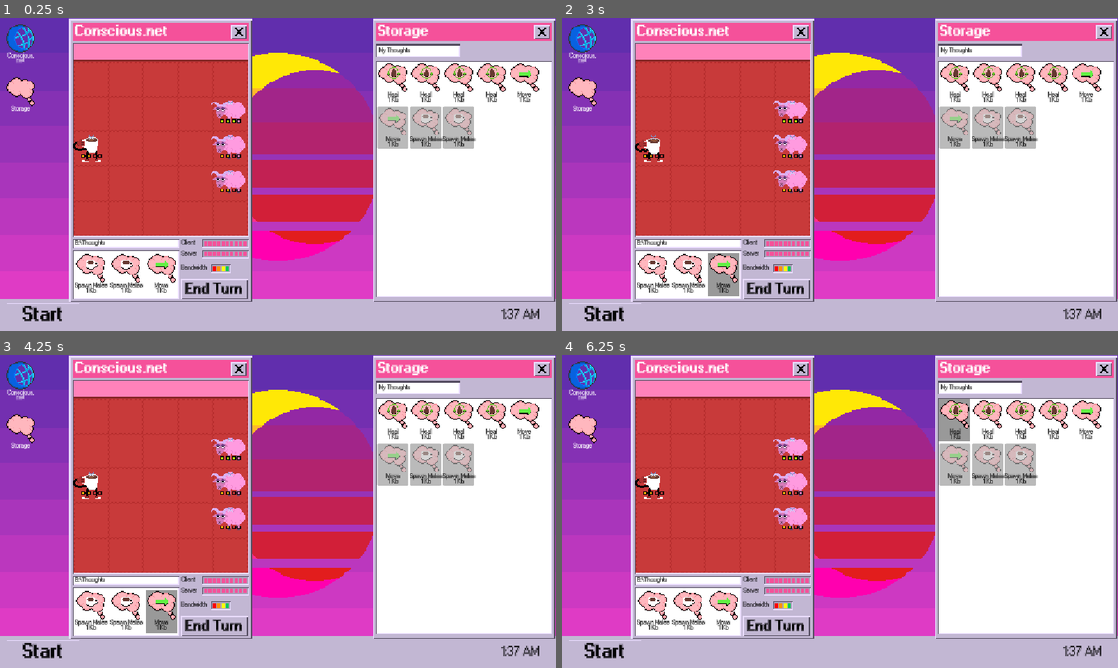
Above: before the commit, frames 1-4 (two rows, left to right).
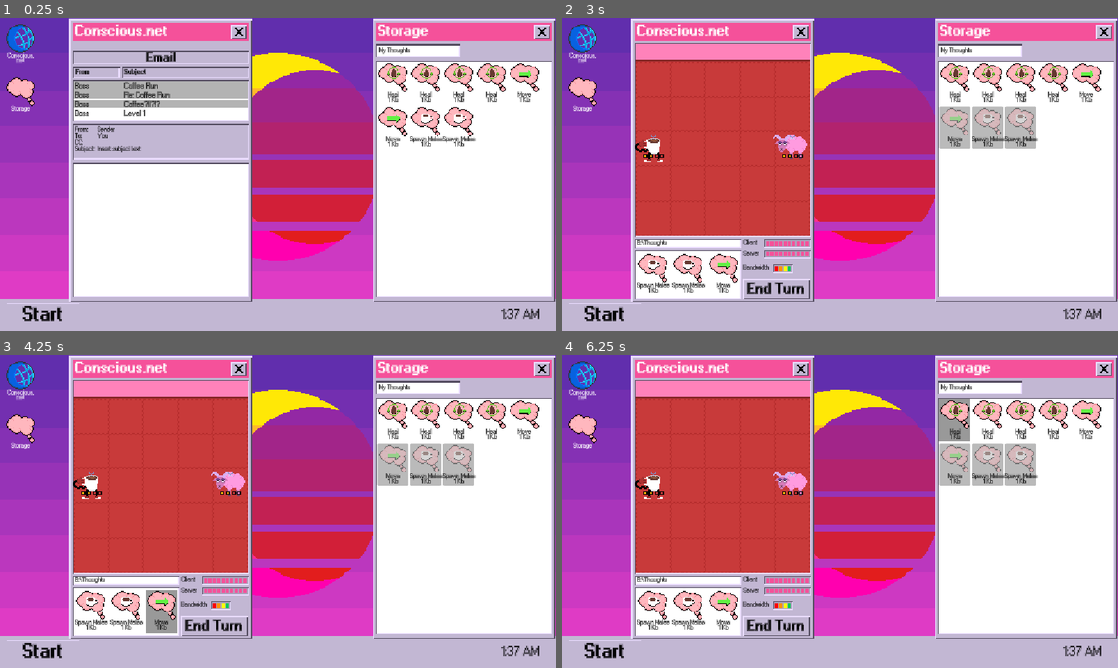
Above: after the commit, the same moments.

Repository: Jusbusy/game-off-2025
Game: Godot game, scene res://game.tscn
Two runs of this game, one before a commit and one after it. Both use one fixed random seed, a clock stepped at 60 frames per second and the inputs below.
Inputs (mouse positions are in pixels of both pictures, inside the frame that each line leads up to):
- Up to frame 1 (0.25 s): no input
- Up to frame 2 (3 s): click (723, 111) at 0.5 s, where only the run after the commit has a clickable "Boss"; click "Start" at 1.25 s; click "Start" at 2 s; click (723, 271) at 2.75 s, where only the run after the commit has a clickable "Level1.exe"
- Up to frame 3 (4.25 s): click (161, 608) at 3.5 s, where only the run after the commit has a clickable "Level1.exe"
- Up to frame 4 (6.25 s): click "Conscious. net" at 4.25 s; click "Storage" at 5 s; click "Heal" at 5.75 s

The runs differ from the first frame. In frame 1, 26% of the frame differs, in the area x 13-86%, y 8-90%; in frame 2, 1.1%; in frame 3, 0.7%; in frame 4, 0.7%.

Commit message:
Added email system + level transition
Added system for email and entering/ending levels.

Diff:
--- /dev/null
+++ b/UI/Templates/email_system.gd
@@ -0,0 +1,105 @@
+extends Control
+
+var emails = [
+	{
+		"From" : "Boss",
+		"Subject" : "Coffee Run",
+		"Content" :
+		r"""You should not be able to read this."""
+	},
+	{
+		"From" : "Boss",
+		"Subject" : "Re: Coffee Run",
+		"Content" :
+		r"""You should not be able to read this."""
+	},
+	{
+		"From" : "Boss",
+		"Subject" : "Coffee?!!?!?",
+		"Content" :
+		r"""You should not be able to read this."""
+	},
+	{
+		"From" : "Boss",
+		"Subject" : "Level 1",
+		"Content" :
+		r"""Dear Employee,
+		This is a test email. It is also long to check for looooong messages.""",
+		"Type" : "Level",
+		"LevelID" : 0
+	},
+	{
+		"From" : "Boss",
+		"Subject" : "Level2",
+		"Content" :
+		r"""CoolTestMessage""",
+		"Type" : "Level",
+		"LevelID" : 1
+	}
+]
+
+var email_button_container:
+	get:
+		var node = get_node("VBoxContainer")
+		if !node:
+			print("Attempted to access EmailButtonContainer, but could not find it")
+		return node
+
+var email_content:
+	get:
+		var node = get_node("EmailContent")
+		if !node:
+			print("Attempted to access EmailContent, but could not find it")
+		return node
+
+const email_button = preload("res://UI/email_button.tscn")
+
+var email_id = 0
+
+func _ready():
+	post_next_email()
+	post_next_email()
+	post_next_email()
+	post_next_email()
+
+func post_next_email():
+	if email_id >= emails.size():
+		return
+
+	var curr_email = emails[email_id]
+
+	var child_count = email_button_container.get_child_count()
+	if child_count > 0:
+		var prev_button = email_button_container.get_child(child_count - 1)
+		prev_button.disabled = true
+		prev_button.focus_mode = Control.FOCUS_NONE
+	if child_count >= 4:
+		email_button_container.get_child(0).queue_free()
+
+	var email_button_instance = email_button.instantiate()
+	email_button_container.add_child(email_button_instance)
+	email_button_instance.get_node("FromLabel").text = curr_email["From"]
+	email_button_instance.get_node("SubjectLabel").text = curr_email["Subject"]
+	email_button_instance.pressed.connect(open_email.bind(email_id))
+
+	email_id += 1
+
+func open_email(id):
+	var email = emails[id]
+
+	get_node("InfoInput").text = email["From"] + "\nYou\n\n" + email["Subject"]
+	email_content.get_node("Label").text = email["Content"]
+	var email_container = email_content.get_node("EmailContainer")
+
+	for button in email_container.get_children():
+		button.queue_free()
+	if !email.has("Type"):
+		return
+	match email["Type"]:
+		"Level":
+			var level = Global.levels[email["LevelID"]]
+			var button_instance = Global.card_button.instantiate()
+			email_container.add_child(button_instance)
+			button_instance.icon = load(level["Icon"])
+			button_instance.get_node("CardName").text = level["Name"]
+			button_instance.pressed.connect(Global.start_level.bind(email["LevelID"]))
--- a/UI/Templates/email_ui.tscn
+++ b/UI/Templates/email_ui.tscn
@@ -1,5 +1,6 @@
-[gd_scene load_steps=16 format=3 uid="uid://5ym71wtj5mmn"]
-
+[gd_scene load_steps=18 format=3 uid="uid://5ym71wtj5mmn"]
+
+[ext_resource type="Script" uid="uid://no6d8hj24ibi" path="res://UI/Templates/email_system.gd" id="1_67671"]
 [ext_resource type="Texture2D" uid="uid://bc64lpdehlrb7" path="res://UI/Templates/16x16_UI_Border_Gray.png" id="1_o3f6m"]
 [ext_resource type="FontFile" uid="uid://jw8k7mo7i83q" path="res://UI/W95FA.otf" id="2_ea5su"]
 [ext_resource type="Texture2D" uid="uid://yraew62rsbfw" path="res://UI/Templates/CancelButton.png" id="3_o2eay"]
@@ -7,6 +8,7 @@
 [ext_resource type="FontFile" uid="uid://c41ijf34q5yle" path="res://UI/W95font-Bold.otf" id="5_g32pu"]
 [ext_resource type="Texture2D" uid="uid://cs1ku1xx6ml6f" path="res://UI/Templates/16x16_UI_Border_White_Inv.png" id="6_ienaq"]
 [ext_resource type="Texture2D" uid="uid://dmy5lntt440ma" path="res://UI/Templates/16x16_UI_Border_Gray_Inv.png" id="7_io8d4"]
+[ext_resource type="PackedScene" uid="uid://bjnua5yyt7wwb" path="res://UI/email_content.tscn" id="9_lg33p"]
 
 [sub_resource type="StyleBoxTexture" id="StyleBoxTexture_mkme2"]
 texture = ExtResource("1_o3f6m")
@@ -51,6 +53,7 @@
 grow_horizontal = 2
 grow_vertical = 2
 mouse_filter = 2
+script = ExtResource("1_67671")
 
 [node name="Back" type="Panel" parent="."]
 texture_filter = 1
@@ -221,3 +224,6 @@
 offset_right = 370.0
 offset_bottom = 208.0
 theme_override_constants/separation = 1
+
+[node name="EmailContent" parent="." instance=ExtResource("9_lg33p")]
+layout_mode = 0
--- a/UI/desktop.tscn
+++ b/UI/desktop.tscn
@@ -163,6 +163,7 @@
 grow_vertical = 1
 
 [node name="GameUI" parent="." instance=ExtResource("12_s1ged")]
+visible = false
 layout_mode = 1
 anchors_preset = 0
 anchor_right = 0.0
--- /dev/null
+++ b/UI/email_button.tscn
@@ -0,0 +1,49 @@
+[gd_scene load_steps=7 format=3 uid="uid://3bwf2odxeuvb"]
+
+[ext_resource type="FontFile" uid="uid://jw8k7mo7i83q" path="res://UI/W95FA.otf" id="1_f42dw"]
+
+[sub_resource type="StyleBoxEmpty" id="StyleBoxEmpty_io8d4"]
+
+[sub_resource type="StyleBoxFlat" id="StyleBoxFlat_67671"]
+bg_color = Color(0.32544068, 0.32544097, 0.32544082, 0.39215687)
+
+[sub_resource type="StyleBoxFlat" id="StyleBoxFlat_io8d4"]
+bg_color = Color(0.5014065, 0.50140655, 0.50140643, 0.39215687)
+
+[sub_resource type="StyleBoxFlat" id="StyleBoxFlat_f42dw"]
+bg_color = Color(0.24477634, 0.24477643, 0.24477628, 0.39215687)
+
+[sub_resource type="StyleBoxFlat" id="StyleBoxFlat_lg33p"]
+draw_center = false
+border_width_left = 2
+border_width_top = 2
+border_width_right = 2
+border_width_bottom = 2
+
+[node name="Button" type="Button"]
+custom_minimum_size = Vector2(0, 18)
+theme_override_styles/normal = SubResource("StyleBoxEmpty_io8d4")
+theme_override_styles/pressed = SubResource("StyleBoxFlat_67671")
+theme_override_styles/hover = SubResource("StyleBoxFlat_io8d4")
+theme_override_styles/disabled = SubResource("StyleBoxFlat_f42dw")
+theme_override_styles/focus = SubResource("StyleBoxFlat_lg33p")
+
+[node name="FromLabel" type="Label" parent="."]
+layout_mode = 0
+offset_left = 2.0
+offset_top = 3.0
+offset_right = 53.0
+offset_bottom = 26.0
+theme_override_colors/font_color = Color(0, 0, 0, 1)
+theme_override_fonts/font = ExtResource("1_f42dw")
+text = "Da Boss"
+
+[node name="SubjectLabel" type="Label" parent="."]
+layout_mode = 0
+offset_left = 104.0
+offset_top = 3.0
+offset_right = 175.0
+offset_bottom = 26.0
+theme_override_colors/font_color = Color(0, 0, 0, 1)
+theme_override_fonts/font = ExtResource("1_f42dw")
+text = "Coffee Run"
--- /dev/null
+++ b/UI/email_content.tscn
@@ -0,0 +1,28 @@
+[gd_scene load_steps=2 format=3 uid="uid://bjnua5yyt7wwb"]
+
+[ext_resource type="FontFile" uid="uid://jw8k7mo7i83q" path="res://UI/W95FA.otf" id="1_tkib7"]
+
+[node name="Email" type="Control"]
+layout_mode = 3
+anchors_preset = 0
+offset_right = 40.0
+offset_bottom = 40.0
+
+[node name="Label" type="Label" parent="."]
+layout_mode = 0
+offset_left = 12.0
+offset_top = 302.0
+offset_right = 367.0
+offset_bottom = 335.66666
+theme_override_colors/font_color = Color(0, 0, 0, 1)
+theme_override_fonts/font = ExtResource("1_tkib7")
+theme_override_font_sizes/font_size = 16
+autowrap_mode = 2
+
+[node name="EmailContainer" type="HBoxContainer" parent="."]
+layout_mode = 0
+offset_left = 90.0
+offset_top = 480.0
+offset_right = 290.0
+offset_bottom = 568.0
+alignment = 1
--- a/globals.gd
+++ b/globals.gd
@@ -3,6 +3,13 @@
 var rng = RandomNumberGenerator.new()
 
 const card_button = preload("res://UI/CardButton.tscn")
+
+var email_ui:
+	get:
+		var node = get_tree().root.get_node("Game/CanvasLayer/Desktop/EmailUI")
+		if !node:
+			print("Attempted to access EmailUI, but could not find it")
+		return node
 
 var game_ui:
 	get:
@@ -34,13 +41,29 @@
 
 var grid = []
 
+var levels = [
+	{
+		"Icon" : "res://UI/Icons/Card_Divide.png",
+		"Name" : "Level1.exe",
+		"Freqs" : [["e_melee", 2]]
+	},
+	{
+		"Icon" : "res://UI/Icons/Card_Divide.png",
+		"Name" : "Level2.exe",
+		"Freqs" : [["e_melee", 2], ["e_melee", 2], ["e_tank", 2]]
+	}
+]
+var level_id = 0
+var in_level = false
+var level_over = false
+
+#var spawn_freqs = [["e_melee", 2], ["e_melee", 2], ["e_tank", 2]]
+
 enum TurnPhase { SPAWN, CARD, BATTLE, MOVE, BASE }
 var turn_phase
 var blocking_animations = 0
 var turn_count = 0
 var turn_ended = false
-
-var spawn_freqs = [["e_melee", 2], ["e_melee", 2], ["e_tank", 2]]
 
 var player_base_health: int:
 	get:
@@ -85,6 +108,9 @@
 
 	game_ui.get_node("Back/EndTurnBtn").pressed.connect(
 		func():
+			if level_over:
+				end_level()
+				return
 			if turn_phase == TurnPhase.CARD:
 				turn_ended = true
 	)
@@ -92,24 +118,28 @@
 	for i in range(grid_size.x):
 		grid.append([])
 		grid[i].resize(grid_size.y)
-	player_base_health = 10
-	enemy_base_health = 10
-	player_ap = turn_ap
-
-	var unit_instance = load("res://Units/Friendlies/f_melee.tscn").instantiate()
-	game_ui.add_child.call_deferred(unit_instance)
-	unit_instance.init(Vector2i(0, 2))
-	unit_instance.attack_form = rng.randi() % 3
-
-	turn_phase = TurnPhase.SPAWN
 
 func _process(_delta):
-	if blocking_animations != 0:
+	if Input.is_action_just_pressed("debug"):
+		level_over = true
+
+	if blocking_animations != 0 || !in_level:
+		return
+
+	if level_over:
+		if Input.is_action_just_pressed("end_turn"):
+			end_level()
 		return
 
 	match(turn_phase):
 		TurnPhase.SPAWN: # Handle unit spawns
-			for spawn in spawn_freqs:
+			if turn_count == 0:
+				var unit_instance = load("res://Units/Friendlies/f_melee.tscn").instantiate()
+				game_ui.add_child.call_deferred(unit_instance)
+				unit_instance.init(Vector2i(0, 2))
+				unit_instance.attack_form = rng.randi() % 3
+
+			for spawn in levels[level_id]["Freqs"]:
 				if turn_count % spawn[1] != 0:
 					continue
 
@@ -196,6 +226,8 @@
 					elem.play_blocking_animation("attack",
 						func():
 							enemy_base_health -= elem.health
+							if enemy_base_health <= 0:
+								level_over = true
 							elem.queue_free()
 					)
 			for elem in grid[0]:
@@ -298,3 +330,26 @@
 		return false
 	player_ap -= amt
 	return true
+
+func start_level(id):
+	level_id = id
+	turn_phase = TurnPhase.SPAWN
+	in_level = true
+	level_over = false
+	turn_count = 0
+	player_base_health = 10
+	enemy_base_health = 10
+	player_ap = turn_ap
+	game_ui.visible = true
+
+func end_level():
+	for col in grid:
+		for elem in col:
+			if elem:
+				elem.queue_free()
+	hand = []
+	for button in card_button_container.get_children():
+		button.queue_free()
+	shuffle_draw()
+	email_ui.post_next_email()
+	game_ui.visible = false
--- a/project.godot
+++ b/project.godot
@@ -110,6 +110,11 @@
 "events": [Object(InputEventKey,"resource_local_to_scene":false,"resource_name":"","device":-1,"window_id":0,"alt_press …(195 unchanged characters)…
 ]
 }
+debug={
+"deadzone": 0.2,
+"events": [Object(InputEventKey,"resource_local_to_scene":false,"resource_name":"","device":-1,"window_id":0,"alt_pressed":false,"shift_pressed":false,"ctrl_pressed":false,"meta_pressed":false,"pressed":false,"keycode":0,"physical_keycode":96,"key_label":0,"unicode":96,"location":0,"echo":false,"script":null)
+]
+}
 
 [rendering]
 
Not shown, added: UI/Templates/email_system.gd.uid
